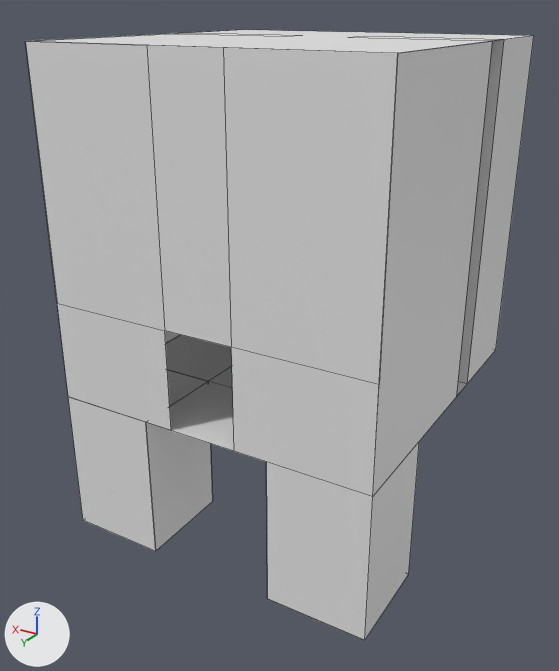
Renders of the Blender file Proyecto Mosqueteros/Assets/Salas/1-1.blend from each side of a commit.
Rendered twice from a 50 mm lens placed at (-22.2, 39.0, 21.8), pointed at (0.3, 1.5, 3.0). Lighting does not change. The marker at lower left points along +X, +Y and +Z. Mesh edges are drawn as thin lines.

Script lines for the objects in view, before the commit:
```python
me_plane = bpy.data.meshes.new('Plane')
me_plane.from_pydata(...)  # 30 vertices, 14 faces; spans x -1.0..1.0, y -1.0..1.0, z -9.0..0.0
me_plane_001 = bpy.data.meshes.new('Plane.001')
me_plane_001.from_pydata(...)  # 12 vertices, 5 faces; spans x -1.0..1.0, y -1.0..1.0, z 0.0
me_plane_005 = bpy.data.meshes.new('Plane.005')
me_plane_005.from_pydata([(-1.0, -1.0, 0.0), (1.0, -1.0, 0.0), (-1.0, 1.0, 0.0), (1.0, 1.0, 0.0)], [], [(0, 1, 3, 2)])
ob_pared1 = bpy.data.objects.new('Pared1', me_plane_001)
ob_pared1.location = (0.0, 10.0, 10.0)
ob_pared1.rotation_euler = (1.571, 0.0, 0.0)  # degrees (90, 0, 0)
ob_pared1.scale = (10.0, 10.0, 1.0)
ob_suelo = bpy.data.objects.new('Suelo', me_plane)
ob_suelo.location = (0.0, 0.0, 0.0)
ob_suelo.scale = (10.0, 10.0, 1.0)
ob_techo = bpy.data.objects.new('Techo', me_plane_005)
ob_techo.location = (0.0, 0.0, 20.0)
ob_techo.scale = (10.0, 10.0, 1.0)
# also in view: 'Pared3' at (-6.0, 0.0, 10.0)
```
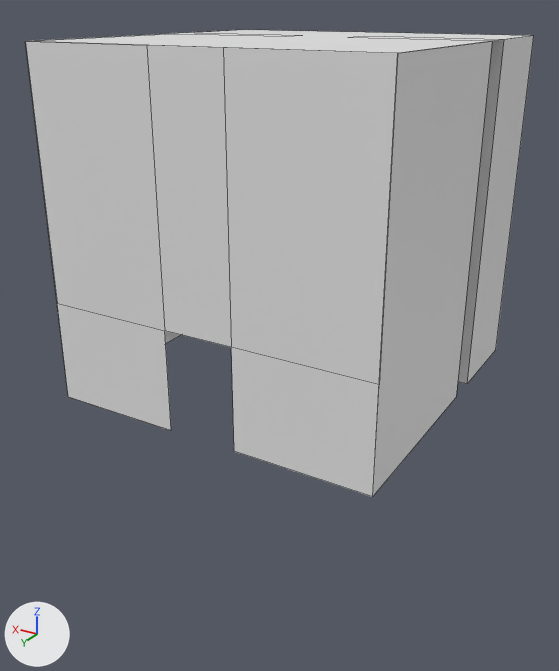
Where the newer file only moved an object's origin or applied its transform, the numbers keep the older frame.

Pixel boxes [x1, y1, x2, y2] of what changed, in the pictures (559 x 671 px):
'Suelo', hidden: before [68, 335, 466, 641]

The change, as a list of edits to the scene's bpy script:
```text
Change ob_suelo:
    add ob_suelo.hide_set(True)
```
